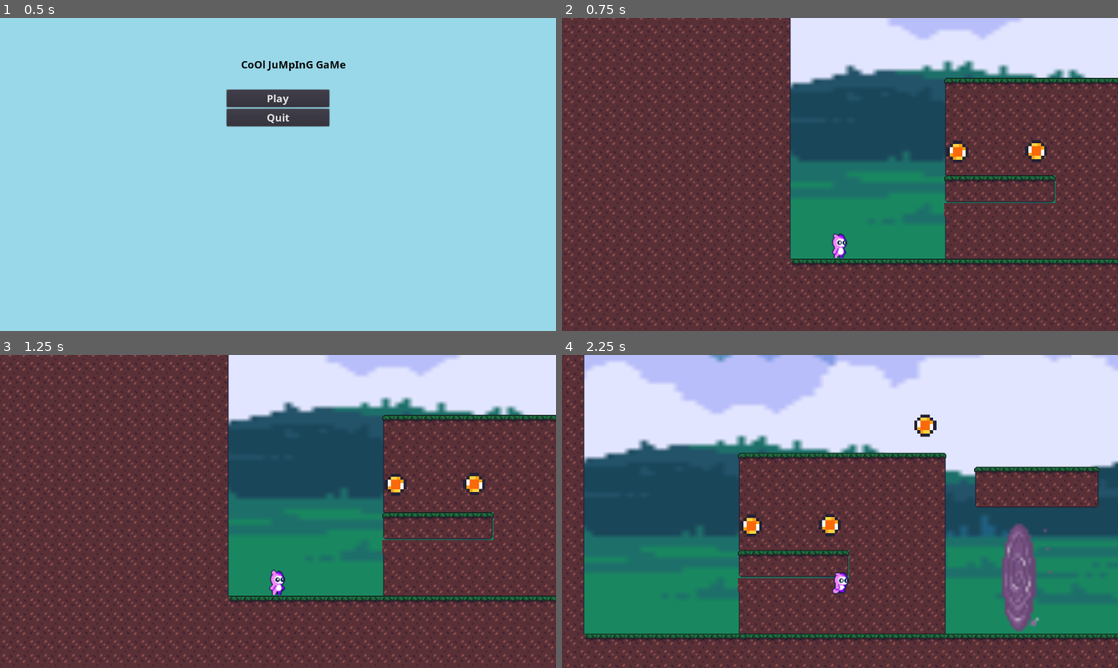
Above: before the commit, frames 1-4 (two rows, left to right).
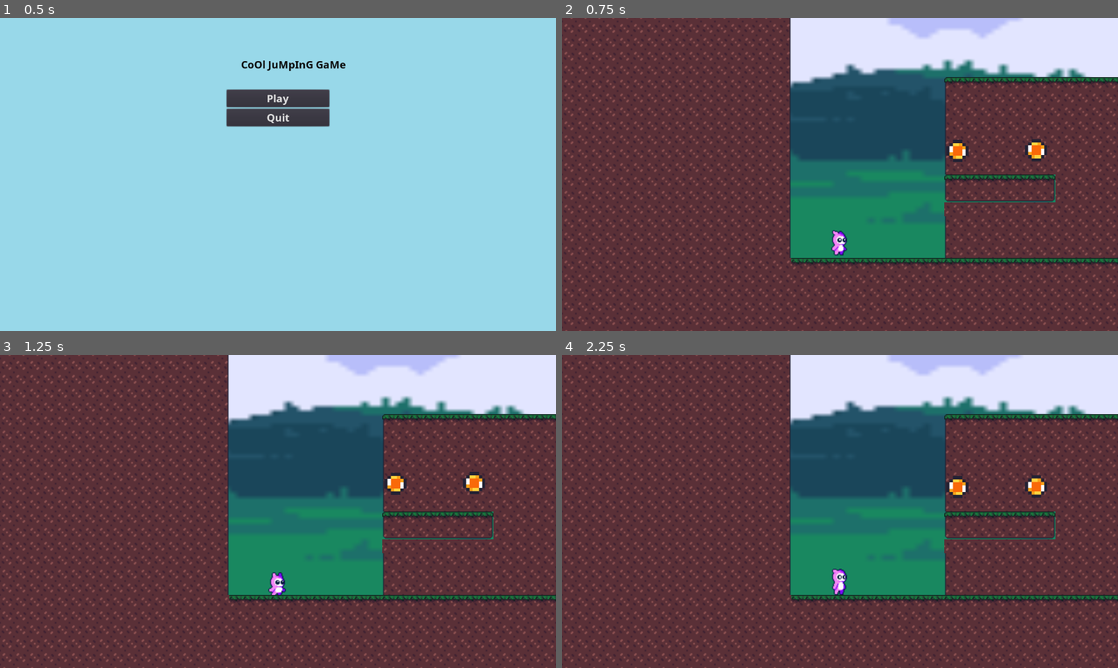
Above: after the commit, the same moments.

Repository: Mertric/2D-Video-game
Game: Godot game, scene res://Screen/MainScreen.tscn
The game is run twice, just before and just after one commit, with the same random seed, the same clock (stepped at 60 frames per second) and the same inputs.
Inputs:
- Up to frame 1 (0.5 s): no input
- Up to frame 2 (0.75 s): click "Play" at 0.5 s
- Up to frame 3 (1.25 s): no input
- Up to frame 4 (2.25 s): hold Space (jump) 1.28-2.03 s; hold D (right) from 1.28 s (still down); tap Space (jump) at 2.1 s

Frame 1 is identical in both runs. In frame 2, 5.6% of the frame differs, in the area x 0-100%, y 0-100%; in frame 3, 5.5%; in frame 4, 73%.
Error after the commit: Parse Error: Expected end of statement after expression, got '$' instead. (res://src/Actors/Player.gd:103)

Commit message:
Update Player.gd

Diff:
--- a/2D Platformer/src/Actors/Player.gd
+++ b/2D Platformer/src/Actors/Player.gd
@@ -60,6 +60,7 @@
 	output.y = -impulse
 	return output
 
+#Nk: unused
 func AnimatePlayer() -> void:
 	if facing_right == true:
 		$AnimatedSprite.scale.x = 1
@@ -84,20 +85,22 @@
 		$AnimatedSprite.scale.x = -1
 
 	if Input.is_action_pressed("jump"): # and is_on_floor():
+		if Input.is_action_just_pressed("right"):
+			facing_right = true
+		elif Input.is_action_just_pressed("left"):
+			facing_right = false
 		$AnimatedSprite.play("Jump")
+
 	elif Input.is_action_pressed("right"):
 		facing_right = true
 		$AnimatedSprite.play("Run")
+
 	elif Input.is_action_pressed("left"):
 		facing_right = false
 		$AnimatedSprite.play("Run")
 
 	else:
-		$AnimatedSprite.play("Idle")
-
-	#if is_on_floor():
-	#	if Input.is_action_just_pressed("jump"):
-	#		$AnimatedSprite.play("Jump")
+		$AnimatedSprite.play("Idle")	$AnimatedSprite.play("Jump")
 
 
 func dead() -> void:
